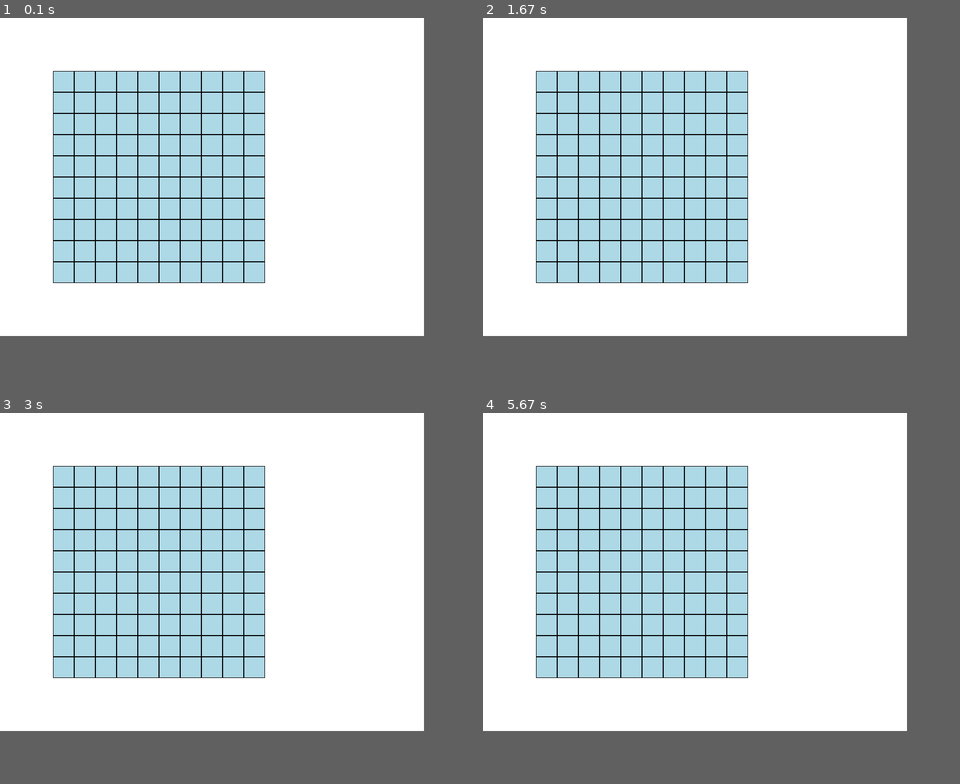
Above: before the commit, frames 1-4 (two rows, left to right).
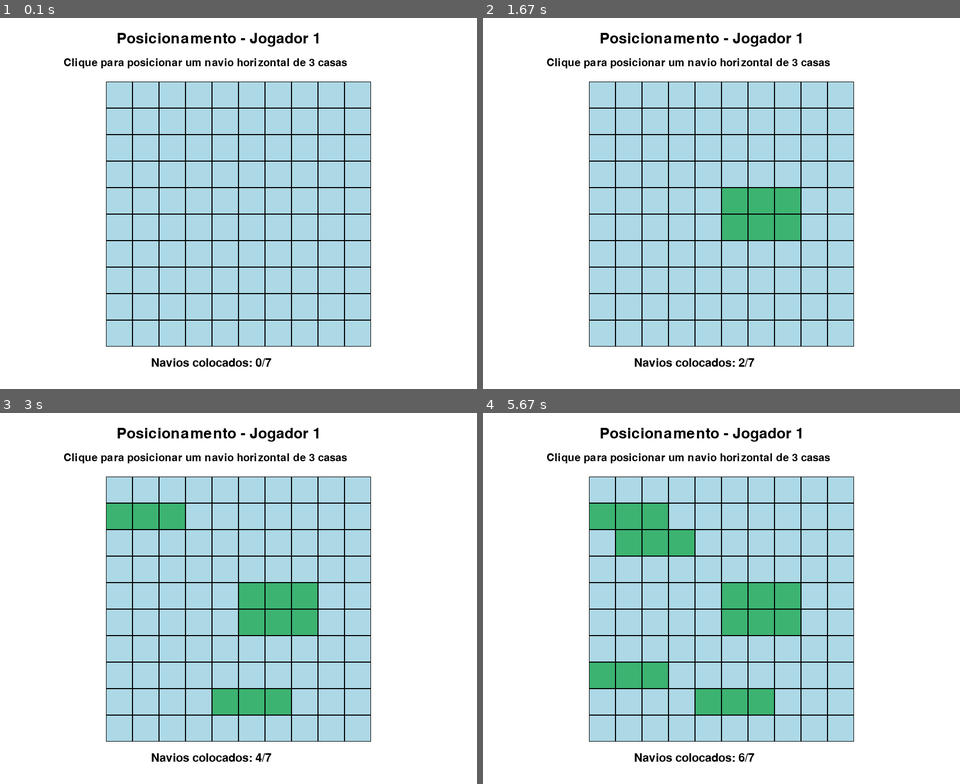
Above: after the commit, the same moments.

Repository: JoaoArnaud/BatalhaNaval-Pygame
Game: pygame game, started from main.py
The game is run twice, just before and just after one commit, with the same random seed, the same clock (stepped at 60 frames per second) and the same inputs.
Inputs (mouse positions are in pixels of both pictures, inside the frame that each line leads up to):
- Up to frame 1 (0.1 s): no input
- Up to frame 2 (1.67 s): click (721, 203) at 0.38 s; click (726, 229) at 0.72 s; click (573, 147) at 1.05 s; click (897, 333) at 1.38 s
- Up to frame 3 (3 s): click (124, 524) at 1.72 s; click (214, 694) at 2.05 s; click (362, 657) at 2.38 s; click (171, 520) at 2.72 s
- Up to frame 4 (5.67 s): click (607, 665) at 5.05 s; click (616, 531) at 5.38 s
The window is 800x600 before the commit and 900x700 after it. Grey fills any space a smaller window leaves; there, only what the larger window draws over its background counts as a difference.

The runs differ from the first frame. In frame 1, 33% of the frame differs, in the area x 11-78%, y 4-94%; in frame 2, 33%; in frame 3, 34%; in frame 4, 36%.

Commit message:
feat: aplicando alterações feitas por Igor Mendonça

Diff:
--- /dev/null
+++ b/config.py
@@ -0,0 +1,23 @@
+# config.py
+
+LARGURA_TELA = 900
+ALTURA_TELA = 700
+
+LINHAS = 10
+COLUNAS = 10
+TAMANHO_CELULA = 50
+
+X_TABULEIRO = 200
+Y_TABULEIRO = 120
+
+TOTAL_NAVIOS = 7
+TAMANHO_NAVIO = 3
+
+BRANCO = (255, 255, 255)
+PRETO = (0, 0, 0)
+AZUL = (173, 216, 230)
+AZUL_ESCURO = (70, 130, 180)
+CINZA = (220, 220, 220)
+VERDE = (60, 179, 113)
+VERMELHO = (220, 20, 60)
+AMARELO = (255, 215, 0)
--- a/configuracao.py
+++ /dev/null
@@ -1,12 +0,0 @@
-# config.py
-
-LARGURA_TELA = 800
-ALTURA_TELA = 600
-
-LINHAS = 10
-COLUNAS = 10
-TAMANHO_CELULA = 40
-
-BRANCO = (255, 255, 255)
-PRETO = (0, 0, 0)
-AZUL = (173, 216, 230)
--- a/main.py
+++ b/main.py
@@ -1,6 +1,25 @@
 import pygame
-from configuracao import LARGURA_TELA, ALTURA_TELA, BRANCO
-from tabuleiro import criar_tabuleiro, desenhar_tabuleiro
+from config import (
+    LARGURA_TELA, ALTURA_TELA, BRANCO, PRETO, AMARELO,
+    TOTAL_NAVIOS, TAMANHO_NAVIO
+)
+from tabuleiro import (
+    criar_tabuleiro,
+    desenhar_tabuleiro,
+    obter_celula_mouse,
+    pode_posicionar_navio,
+    posicionar_navio,
+    contar_navios,
+    atacar_celula,
+    todos_navios_destruidos,
+    contar_navios_destruidos
+)
+
+def desenhar_texto(tela, texto, tamanho, x, y, cor=PRETO):
+    fonte = pygame.font.SysFont(None, tamanho)
+    superficie = fonte.render(texto, True, cor)
+    tela.blit(superficie, (x, y))
+
 
 def main():
     pygame.init()
@@ -8,20 +27,148 @@
     tela = pygame.display.set_mode((LARGURA_TELA, ALTURA_TELA))
     pygame.display.set_caption("Batalha Naval")
 
-    tabuleiro = criar_tabuleiro()
+    tabuleiro_jogador1 = criar_tabuleiro()
+    tabuleiro_jogador2 = criar_tabuleiro()
 
+    jogador_atual = 1
+    fase = "posicionamento"
+
+    mostrar_transicao = False
+    tempo_transicao = 0
+    proximo_jogador = 1
+
+    mensagem = ""
+
+    vencedor = None
+
+    relogio = pygame.time.Clock()
     rodando = True
+
     while rodando:
+        relogio.tick(60)
+
         for evento in pygame.event.get():
             if evento.type == pygame.QUIT:
                 rodando = False
 
+            if evento.type == pygame.MOUSEBUTTONDOWN and evento.button == 1:
+                if not mostrar_transicao and fase == "posicionamento":
+                    celula = obter_celula_mouse(evento.pos)
+
+                    if celula is not None:
+                        linha, coluna = celula
+
+                        if jogador_atual == 1:
+                            tabuleiro_atual = tabuleiro_jogador1
+                        else:
+                            tabuleiro_atual = tabuleiro_jogador2
+
+                        if pode_posicionar_navio(tabuleiro_atual, linha, coluna, TAMANHO_NAVIO):
+                            posicionar_navio(tabuleiro_atual, linha, coluna, TAMANHO_NAVIO)
+
+                            quantidade = contar_navios(tabuleiro_atual)
+
+                            if quantidade == TOTAL_NAVIOS:
+                                if jogador_atual == 1:
+                                    mostrar_transicao = True
+                                    tempo_transicao = pygame.time.get_ticks()
+                                    proximo_jogador = 2
+                                    mensagem = "Passe a vez para o Jogador 2"
+                                else:
+                                    fase = "combate"
+                                    jogador_atual = 1
+                                    mostrar_transicao = True
+                                    tempo_transicao = pygame.time.get_ticks()
+                                    proximo_jogador = 1
+                                    mensagem = "Fim do posicionamento. Jogador 1 começa atacando."
+
+                elif not mostrar_transicao and fase == "combate":
+                    celula = obter_celula_mouse(evento.pos)
+
+                    if celula is not None:
+                        linha, coluna = celula
+
+                        if jogador_atual == 1:
+                            tabuleiro_inimigo = tabuleiro_jogador2
+                        else:
+                            tabuleiro_inimigo = tabuleiro_jogador1
+
+                        resultado = atacar_celula(tabuleiro_inimigo, linha, coluna)
+
+                        if resultado == "repetido":
+                            mensagem = "Essa casa ja foi atacada. Escolha outra."
+                        elif resultado == "acerto":
+                            mensagem = f"Jogador {jogador_atual} acertou um navio e joga novamente!"
+
+                            if todos_navios_destruidos(tabuleiro_inimigo):
+                                vencedor = jogador_atual
+                                fase = "fim"
+                        elif resultado == "agua":
+                            mensagem = f"Jogador {jogador_atual} acertou a agua."
+
+                            if jogador_atual == 1:
+                                proximo_jogador = 2
+                            else:
+                                proximo_jogador = 1
+
+                            mostrar_transicao = True
+                            tempo_transicao = pygame.time.get_ticks()
+                            mensagem = f"Jogador {jogador_atual} acertou a agua. Passe a vez para o Jogador {proximo_jogador}."
+
+        if mostrar_transicao and pygame.time.get_ticks() - tempo_transicao > 3000:
+            mostrar_transicao = False
+            jogador_atual = proximo_jogador
+
         tela.fill(BRANCO)
 
-        desenhar_tabuleiro(tela, tabuleiro)
+        if mostrar_transicao:
+            desenhar_texto(tela, mensagem, 40, 90, 300)
+            desenhar_texto(tela, "Aguarde 3 segundos...", 32, 300, 360)
+
+        elif fase == "posicionamento":
+            if jogador_atual == 1:
+                tabuleiro_atual = tabuleiro_jogador1
+            else:
+                tabuleiro_atual = tabuleiro_jogador2
+
+            desenhar_texto(tela, f"Posicionamento - Jogador {jogador_atual}", 42, 220, 25)
+            desenhar_texto(tela, "Clique para posicionar um navio horizontal de 3 casas", 30, 120, 75)
+
+            quantidade_navios = contar_navios(tabuleiro_atual)
+            desenhar_texto(tela, f"Navios colocados: {quantidade_navios}/{TOTAL_NAVIOS}", 32, 285, 640)
+
+            desenhar_tabuleiro(tela, tabuleiro_atual, mostrar_navios=True)
+
+        elif fase == "combate":
+            if jogador_atual == 1:
+                tabuleiro_inimigo = tabuleiro_jogador2
+            else:
+                tabuleiro_inimigo = tabuleiro_jogador1
+
+            desenhar_texto(tela, f"Combate - Jogador {jogador_atual}", 42, 260, 20)
+            desenhar_texto(tela, "Clique no tabuleiro do adversario para atacar", 30, 165, 70)
+
+            desenhar_tabuleiro(tela, tabuleiro_inimigo, mostrar_navios=False)
+
+            destruidos = contar_navios_destruidos(tabuleiro_inimigo)
+            desenhar_texto(tela, f"Navios destruidos do adversario: {destruidos}/{TOTAL_NAVIOS}", 30, 220, 640)
+
+            if mensagem != "":
+                desenhar_texto(tela, mensagem, 28, 120, 600, AMARELO)
+
+        elif fase == "fim":
+            desenhar_texto(tela, f"Jogador {vencedor} venceu!", 60, 250, 250)
+            desenhar_texto(tela, "Feche a janela para encerrar o jogo.", 35, 210, 330)
+
+            if vencedor == 1:
+                desenhar_tabuleiro(tela, tabuleiro_jogador2, mostrar_navios=True)
+            else:
+                desenhar_tabuleiro(tela, tabuleiro_jogador1, mostrar_navios=True)
 
         pygame.display.flip()
 
     pygame.quit()
 
-main()
+
+if __name__ == "__main__":
+    main()
--- a/tabuleiro.py
+++ b/tabuleiro.py
@@ -1,7 +1,9 @@
-# tabuleiro.py
-
 import pygame
-from configuracao import LINHAS, COLUNAS, TAMANHO_CELULA, PRETO, AZUL
+from config import (
+    LINHAS, COLUNAS, TAMANHO_CELULA,
+    X_TABULEIRO, Y_TABULEIRO,
+    PRETO, AZUL, AZUL_ESCURO, VERDE, VERMELHO
+)
 
 def criar_tabuleiro():
     tabuleiro = []
@@ -15,13 +17,123 @@
     return tabuleiro
 
 
-def desenhar_tabuleiro(tela, tabuleiro):
+def desenhar_tabuleiro(tela, tabuleiro, mostrar_navios=True):
     for linha in range(LINHAS):
         for coluna in range(COLUNAS):
-            x = 100 + coluna * TAMANHO_CELULA
-            y = 100 + linha * TAMANHO_CELULA
+            x = X_TABULEIRO + coluna * TAMANHO_CELULA
+            y = Y_TABULEIRO + linha * TAMANHO_CELULA
 
             retangulo = pygame.Rect(x, y, TAMANHO_CELULA, TAMANHO_CELULA)
 
-            pygame.draw.rect(tela, AZUL, retangulo)
+            valor = tabuleiro[linha][coluna]
+
+            cor = AZUL
+
+            if valor == 1 and mostrar_navios:
+                cor = VERDE
+            elif valor == 2:
+                cor = AZUL_ESCURO
+            elif valor == 3:
+                cor = VERMELHO
+
+            pygame.draw.rect(tela, cor, retangulo)
             pygame.draw.rect(tela, PRETO, retangulo, 1)
+
+
+def obter_celula_mouse(posicao_mouse):
+    x_mouse, y_mouse = posicao_mouse
+
+    if x_mouse < X_TABULEIRO or y_mouse < Y_TABULEIRO:
+        return None
+
+    coluna = (x_mouse - X_TABULEIRO) // TAMANHO_CELULA
+    linha = (y_mouse - Y_TABULEIRO) // TAMANHO_CELULA
+
+    if 0 <= linha < LINHAS and 0 <= coluna < COLUNAS:
+        return linha, coluna
+
+    return None
+
+
+def pode_posicionar_navio(tabuleiro, linha, coluna, tamanho_navio):
+    if coluna + tamanho_navio > COLUNAS:
+        return False
+
+    for i in range(tamanho_navio):
+        if tabuleiro[linha][coluna + i] != 0:
+            return False
+
+    return True
+
+
+def posicionar_navio(tabuleiro, linha, coluna, tamanho_navio):
+    for i in range(tamanho_navio):
+        tabuleiro[linha][coluna + i] = 1
+
+
+def contar_navios(tabuleiro):
+    quantidade = 0
+
+    for linha in range(LINHAS):
+        for coluna in range(COLUNAS):
+            if tabuleiro[linha][coluna] == 1:
+                quantidade += 1
+
+    return quantidade // 3
+
+
+def encontrar_navio_completo(tabuleiro, linha, coluna):
+    if tabuleiro[linha][coluna] != 1:
+        return []
+
+    inicio_coluna = coluna
+    while inicio_coluna > 0 and tabuleiro[linha][inicio_coluna - 1] == 1:
+        inicio_coluna -= 1
+
+    partes_navio = []
+    coluna_atual = inicio_coluna
+
+    while coluna_atual < COLUNAS and tabuleiro[linha][coluna_atual] == 1:
+        partes_navio.append((linha, coluna_atual))
+        coluna_atual += 1
+
+    return partes_navio
+
+
+def atacar_celula(tabuleiro, linha, coluna):
+    valor = tabuleiro[linha][coluna]
+
+    if valor == 2 or valor == 3:
+        return "repetido"
+
+    if valor == 1:
+        partes_navio = encontrar_navio_completo(tabuleiro, linha, coluna)
+
+        for parte_linha, parte_coluna in partes_navio:
+            tabuleiro[parte_linha][parte_coluna] = 3
+
+        return "acerto"
+
+    if valor == 0:
+        tabuleiro[linha][coluna] = 2
+        return "agua"
+
+
+def contar_navios_destruidos(tabuleiro):
+    quantidade = 0
+
+    for linha in range(LINHAS):
+        for coluna in range(COLUNAS):
+            if tabuleiro[linha][coluna] == 3:
+                quantidade += 1
+
+    return quantidade // 3
+
+
+def todos_navios_destruidos(tabuleiro):
+    for linha in range(LINHAS):
+        for coluna in range(COLUNAS):
+            if tabuleiro[linha][coluna] == 1:
+                return False
+
+    return True
